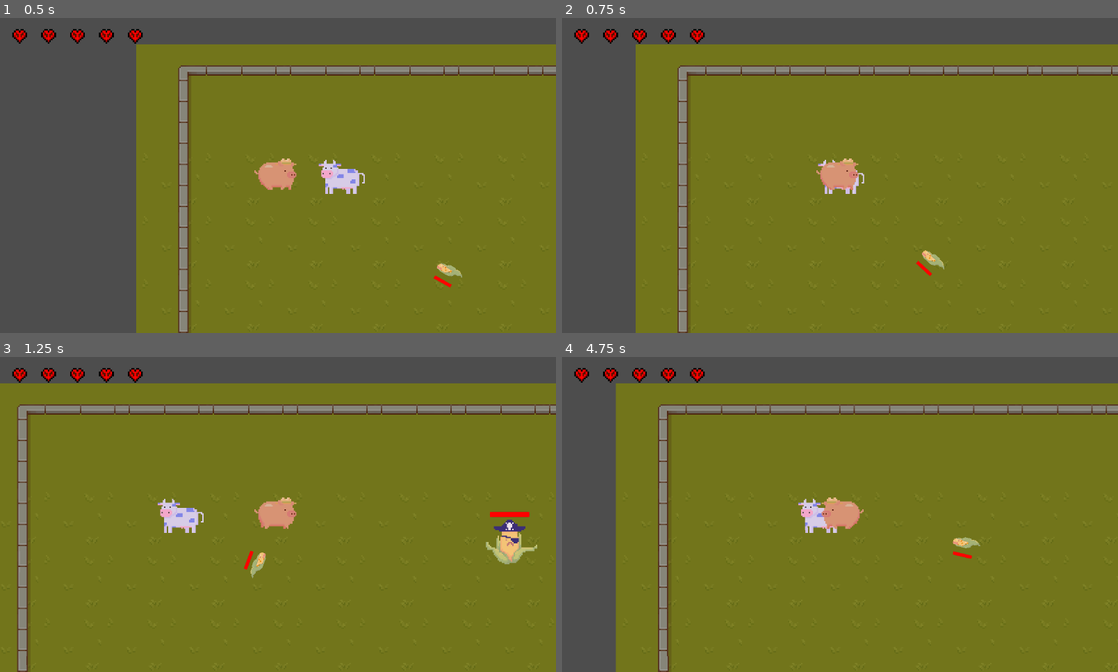
Above: before the commit, frames 1-4 (two rows, left to right).
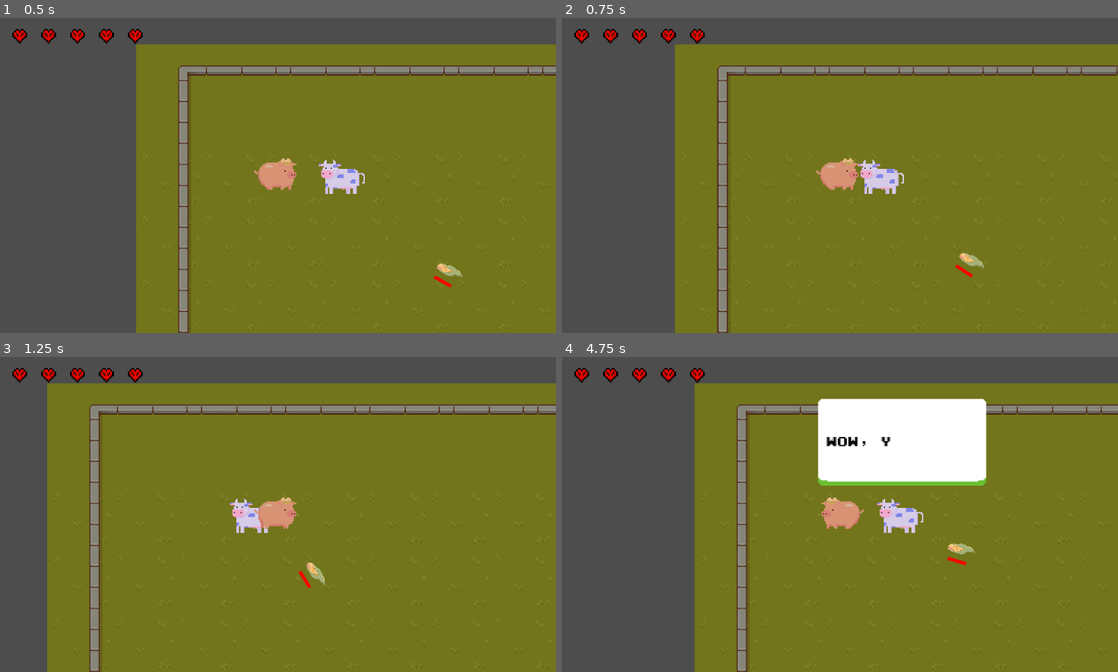
Above: after the commit, the same moments.

Repository: JasonLee4/MaizeRunnerGame
Game: Godot game, scene res://scenes/levels/main_level.tscn
Same seed, same stepped clock (60 frames per second), same inputs: the game is played once before the commit and once after it.
Inputs (mouse positions are in pixels of both pictures, inside the frame that each line leads up to):
- Up to frame 1 (0.5 s): no input
- Up to frame 2 (0.75 s): move the mouse to (962, 159) at 0.52 s; hold D (right) from 0.53 s (still down); tap Space (dash) at 0.6 s
- Up to frame 3 (1.25 s): keep holding D (right)
- Up to frame 4 (4.75 s): move the mouse to (728, 530) at 1.27 s; release D (right) at 1.28 s; hold S (down) 1.28-2.03 s; tap F (advance_dialogue) at 1.35, 4.35 s; tap Space (dash) at 1.55, 2.1, 3.05, 3.6, 4.55 s; move the mouse to (895, 445) at 2.02 s; hold D (right) 2.03-2.78 s; move the mouse to (812, 577) at 2.77 s; hold W (up) 2.78-3.53 s; click (812, 577) at 2.85 s; move the mouse to (1006, 561) at 3.52 s; hold A (left) from 3.53 s (still down); move the mouse to (673, 467) at 4.27 s

Frame 1 is identical in both runs. In frame 2, 11% of the frame differs, in the area x 13-100%, y 8-100%; in frame 3, 12%; in frame 4, 25%, in the area x 9-98%, y 8-100%.

Commit message:
added state machine to pig with new roll or dash

Diff:
--- a/scenes/characters/Pig.gd
+++ b/scenes/characters/Pig.gd
@@ -1,6 +1,9 @@
 extends CharacterBody2D
 
 var pigbullet_scene = preload("res://scenes/projectiles/pigbullet.tscn")
+
+@onready var state_machine = get_node("player_state_machine")
+
 #Dash variable
 var dashDirection = Vector2(1,0)
 var dashready = true
@@ -14,18 +17,20 @@
 var pig_alive = true
 
 var can_basic_attack = true
-@export var speed = 150
+#@export var speed = 150
 
 var basic_damage = 50
 
-func get_input():
-	var input_direction = Input.get_vector("left","right" , "up", "down")
-	velocity = input_direction * speed
-
-
-	dash(input_direction)
+#func get_input():
+	#var input_direction = Input.get_vector("left","right" , "up", "down")
+	#velocity = input_direction * speed
+	#
+		#
+	#dash(input_direction)
 
 func _physics_process(delta):
+	# run through states
+	state_machine.process_states(delta)
 
 	if velocity != Vector2(0,0):
 		$AnimationPlayer.play("pigwalk")
@@ -45,7 +50,8 @@
 
 
 
-	get_input()
+	#get_input()
+
 	move_and_slide()
 	shoot()
 
@@ -55,11 +61,11 @@
 		print("Pig is dead")
 		self.queue_free()
 
-func dash(dashDirection) :
-	if Input.is_action_just_pressed("dash") and dashready:
-		velocity = dashDirection.normalized()*1200
-		dashready = false
-		$dash_cooldown.start()
+#func dash(dashDirection) :
+	#if Input.is_action_just_pressed("dash") and dashready:
+		#velocity = dashDirection.normalized()*1200
+		#dashready = false
+		#$dash_cooldown.start()
 
 func _on_dash_cooldown_timeout():
 	print("dash is ready")
@@ -125,8 +131,14 @@
 
 
 		print("player took ",damage," damage")
-	pass
 
+
+
+func set_invincible(time):
+	$dmg_iframe_cooldown.wait_time = time
+	$dmg_iframe_cooldown.start()
+
+	invulnerable = true
 
 
 
--- a/scenes/characters/pig.tscn
+++ b/scenes/characters/pig.tscn
@@ -1,7 +1,10 @@
-[gd_scene load_steps=9 format=3 uid="uid://cj72oa0j0cfj6"]
+[gd_scene load_steps=12 format=3 uid="uid://cj72oa0j0cfj6"]
 
 [ext_resource type="Script" path="res://scenes/characters/pig.gd" id="1_hx4hr"]
 [ext_resource type="Texture2D" uid="uid://ddkcgxfupj33n" path="res://assets/spritesheets/pigmoving.png" id="3_5iu3b"]
+[ext_resource type="Script" path="res://scenes/states/Player_State_Machine.gd" id="3_e2ml4"]
+[ext_resource type="Script" path="res://scenes/states/state_moving.gd" id="4_75rr4"]
+[ext_resource type="Script" path="res://scenes/states/state_rolling.gd" id="4_a3gfp"]
 
 [sub_resource type="Animation" id="Animation_kn2r4"]
 length = 0.001
@@ -123,6 +126,23 @@
 position = Vector2(27, 0)
 shape = SubResource("RectangleShape2D_2t8br")
 
+[node name="player_state_machine" type="Node" parent="."]
+script = ExtResource("3_e2ml4")
+
+[node name="state_rolling" type="Node" parent="player_state_machine"]
+script = ExtResource("4_a3gfp")
+
+[node name="RollTime" type="Timer" parent="player_state_machine/state_rolling"]
+one_shot = true
+
+[node name="state_moving" type="Node" parent="player_state_machine"]
+script = ExtResource("4_75rr4")
+
+[node name="RollCooldown" type="Timer" parent="player_state_machine/state_moving"]
+one_shot = true
+
+[node name="state_dead" type="Node" parent="player_state_machine"]
+
 [connection signal="body_entered" from="pig_hitbox" to="." method="_on_pig_hitbox_body_entered"]
 [connection signal="body_exited" from="pig_hitbox" to="." method="_on_pig_hitbox_body_exited"]
 [connection signal="timeout" from="dmg_iframe_cooldown" to="." method="_on_dmg_iframe_cooldown_timeout"]
@@ -131,3 +151,5 @@
 [connection signal="timeout" from="dash_cooldown" to="." method="_on_dash_cooldown_timeout"]
 [connection signal="area_entered" from="punch_hurtbox" to="." method="_on_punch_hurtbox_area_entered"]
 [connection signal="body_entered" from="punch_hurtbox" to="." method="_on_punch_hurtbox_body_entered"]
+[connection signal="timeout" from="player_state_machine/state_rolling/RollTime" to="player_state_machine/state_rolling" method="_on_roll_time_timeout"]
+[connection signal="timeout" from="player_state_machine/state_moving/RollCooldown" to="player_state_machine/state_moving" method="_on_roll_cooldown_timeout"]
--- /dev/null
+++ b/scenes/states/PlayerState.gd
@@ -0,0 +1,38 @@
+extends Node
+class_name PlayerState
+
+
+@onready var machine = get_parent() # the parent state machine manager
+@onready var player = machine.get_parent()
+
+# runs whenever this state is entered
+func _enter(args := []) -> void:
+	pass
+
+
+# runs whenever this state is exited
+func _exit(args := []) -> void:
+	pass
+
+
+# execute game logic here
+func _game_logic(delta) -> void:
+	pass
+
+
+# virtual method for running transition logic
+# this in
+func _transition_logic(existing_states: Array):
+	pass
+
+
+# a virtual method that can be overriden to add parameters to make sure a state can be moved into first
+# the method is run by the state_machine during the change_state method. If it returns false, the state change is aborted
+# by default it always returns true
+func _can_change() -> bool:
+	return true
+
+
+# same as _input(), but only called when active
+func _active_input(event: InputEvent) -> void:
+	pass
--- /dev/null
+++ b/scenes/states/Player_State_Machine.gd
@@ -0,0 +1,103 @@
+extends Node
+
+
+# a node that controls a group of state nodes. Useful for tons of different systems
+class_name Player_State_Machine
+
+
+var possible_states = [] # an array of strings containing the name of every possible state
+var selected_state: PlayerState # a refernce to whatever state is currently active
+@export var starting_args = []  # arguments for the starting state
+@export var starting_state = "state_moving" # a path to the starting state
+@export var output_changes = false # whether state changes should be outputted to the debug console
+
+signal state_changed(old_state, new_state) # emitted whenever a state is changed
+
+signal game_logic_finished() # emitted whenever the state finishes running its game_logic function
+signal transfer_logic_finished() # emitted whenever state finishes running its transfer logic
+
+var parent # a reference to the state machine's parent
+
+
+func _ready():
+	# get parent
+	parent = get_parent()
+
+	# get all possible states
+	for child in get_children():
+		print("state child : " + child.name)
+		possible_states.append(child.get_name())
+
+	# start initial state
+	change_state(starting_state, starting_args)
+
+
+# changes the state to new_state. The enter_args array will be passed into the new state's _enter() function, while the exit_args array will be passed into the old state's _exit() function
+# This function returns a boolean indicating if the state change was successful
+# note: the old state's exit function is run before the new state's enter function
+# new_state - the state that should be entered into
+# enter_args - any agruments that should be passed into the new state's _enter() method
+# exit_args - any arguments that should be passed intot he old state's _exit() method
+func change_state(new_state: String, enter_args := [], exit_args := []) -> bool:
+	var old_name = "none"
+	var new_name = "none"
+
+	# check if the new state can be entered into
+	if (get_state(new_state)._can_change()):
+		# make sure there was an old state
+		if selected_state != null:
+			# have the old state exit
+			# run exit function
+			selected_state._exit(exit_args)
+
+
+			# debug stuff
+			old_name = selected_state.name
+		#print("state changing testing...")
+		# enter into the new state
+		selected_state = get_state(new_state)
+		selected_state._enter(enter_args)
+		new_name = selected_state.name
+
+		# output debug
+		if output_changes:
+			print("Switched from " + old_name + " to " + new_name)
+
+		# emit signal
+		emit_signal("state_changed", old_name, new_name)
+
+		# return success
+		return true
+	else:
+		if output_changes:
+			print("State change failed")
+
+		return false
+
+
+# tells the state machine to process all of the states
+# runs the state's game_logic and then runs its transfer_logic
+func process_states(delta):
+	selected_state._game_logic(delta)
+	emit_signal("game_logic_finished")
+	selected_state._transition_logic(possible_states)
+	emit_signal("transfer_logic_finished")
+
+
+func _get_configuration_warning():
+	if starting_state == "":
+		return "StateMachine requires a starting state to be set to work properly"
+
+	return ""
+
+
+# gets a reference to a state
+# state_name - the name of the state as a string
+func get_state(state_name: String) -> PlayerState:
+	var state: PlayerState = get_node(state_name)
+	return state
+
+
+func _input(event):
+	if selected_state != null:
+		selected_state._active_input(event)
--- /dev/null
+++ b/scenes/states/state_moving.gd
@@ -0,0 +1,58 @@
+extends PlayerState
+
+@export var max_spd = 100
+@export var accspd = 1500
+var can_roll = false
+var move = Vector2.ZERO
+
+
+func _game_logic(delta):
+
+
+	# get movement inputs
+	move = Vector2(int(Input.is_action_pressed("right")) - int(Input.is_action_pressed("left")), int(Input.is_action_pressed("down")) - int(Input.is_action_pressed("up")))
+
+	# if inputs have been pressed
+	if move.length() > 0:
+		# accelerate
+		move = move.normalized()
+
+		# get the distance
+		var distance = player.velocity.length()
+		distance += (accspd * delta)
+
+		if distance > max_spd:
+			distance = max_spd
+
+		# set the velocity
+		player.velocity = move * distance
+	else:
+
+		# check if snapping to 0 is neccessary
+		accspd = 1500
+		if player.velocity.length() <= (accspd * delta):
+			player.velocity = Vector2(0, 0)
+		else:
+			# otherwise, just decelerate
+			var angle = player.velocity.angle()
+			var new_length = player.velocity.length() - (accspd * delta)
+
+			player.velocity = Vector2(new_length, 0).rotated(angle)
+
+
+func _transition_logic(existing_states):
+
+	if can_roll and Input.is_action_just_pressed("dash") and move.length() > 0:
+		# transition to rolling
+		machine.change_state("state_rolling", [move], [])
+
+
+func _enter(args := []):
+	# start the roll cooldown timer
+	can_roll = false
+	$RollCooldown.start()
+
+
+func _on_roll_cooldown_timeout():
+	print("can roll!!")
+	can_roll = true
--- /dev/null
+++ b/scenes/states/state_rolling.gd
@@ -0,0 +1,47 @@
+extends PlayerState
+
+var move
+@export var roll_spd = 250
+@export var roll_time = 0.35
+@export var invincble_time = 0.45
+
+
+#@onready var face: AnimatedSprite = player.get_node("Sprite/Face")
+var next_state
+
+#var roll_sfx = preload("res://sounds/sfx/dice_roll.wav")
+
+
+func _enter(args := [Vector2.ZERO]):
+	# play sound
+	#Sound.play_sfx(roll_sfx)
+
+	# set invincibility
+	player.set_invincible(invincble_time)
+
+	# get move
+	move = args[0]
+	$RollTime.wait_time = roll_time
+	$RollTime.start()
+
+	#face.playing = true
+
+	# reroll player weapon
+	next_state = "state_moving"
+
+
+func _exit(args := []):
+	#player.shield.visible = false
+	pass
+
+
+func _game_logic(delta):
+	player.velocity = move * roll_spd
+	#player.get_node().rotation_degrees += 1440 * delta
+
+
+
+
+
+func _on_roll_time_timeout():
+	machine.change_state(next_state)
